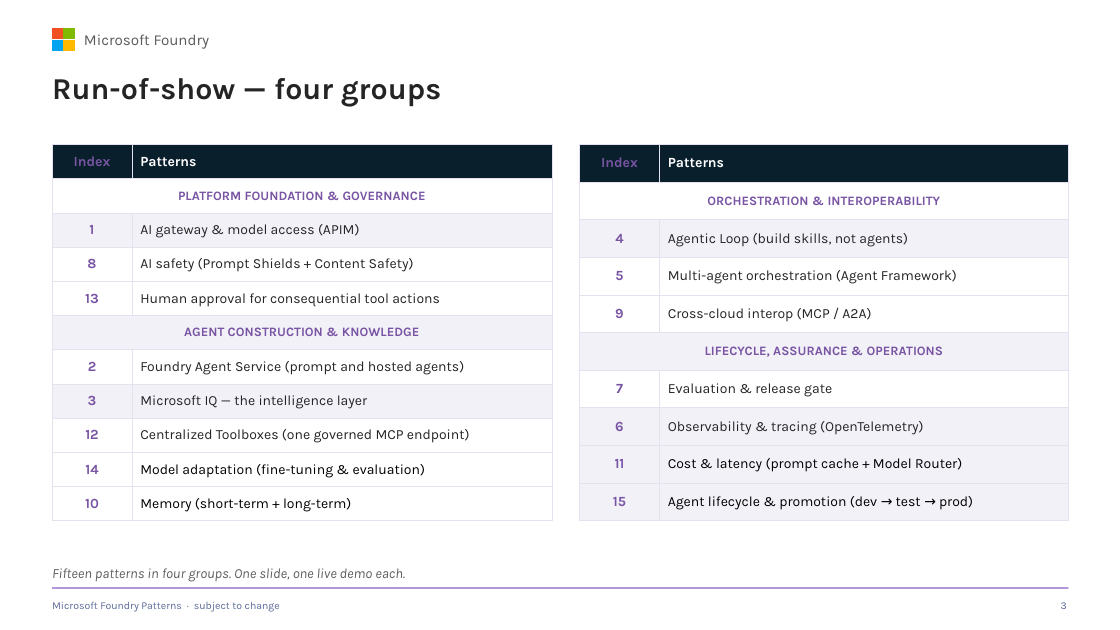
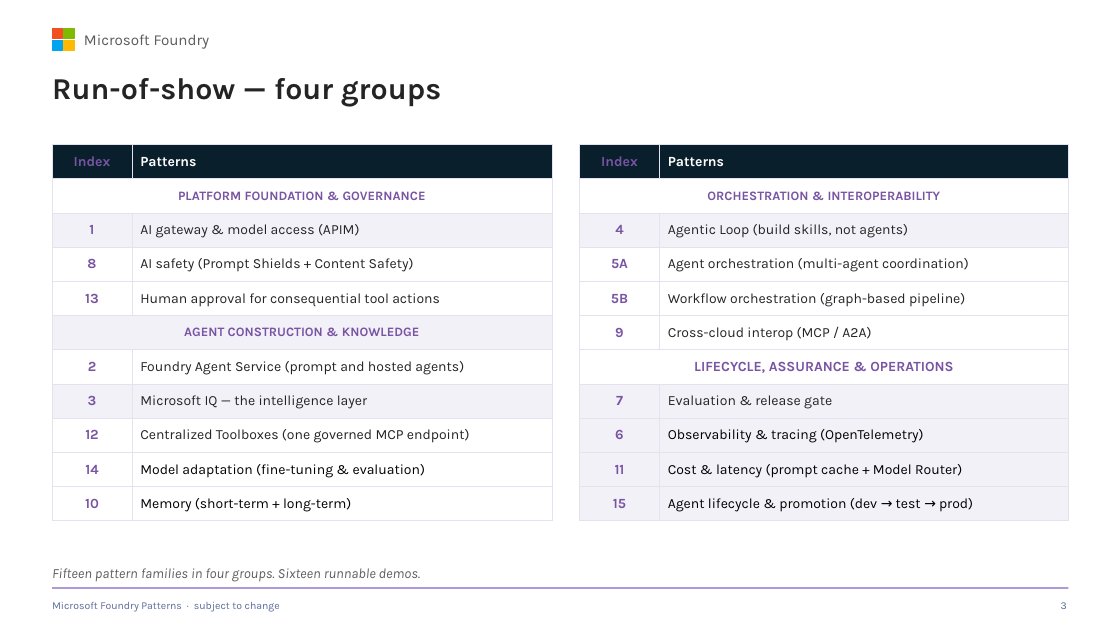
Before and after one commit to SridharArrabelly/foundry-pattern-library, a slide deck: slide 3 of foundry-patterns.pptx. Drawn at 1120x630 pixels with LibreOffice and Linux fonts; fonts in the diff are those of the drawing. Boxes give left, top, right and bottom in pixels: in the first picture for what was removed or moved away, otherwise in the second. Text is boxed around its words. In the diff, an @@ line names an element or a change of style, - is before the commit and + after.

```diff
--- a/foundry-patterns.pptx
+++ b/foundry-patterns.pptx
@@ table at bbox=[580, 145, 1069, 521] @@
-row 4: 5 | Multi-agent orchestration (Agent Framework)
+row 4: 5A | Agent orchestration (multi-agent coordination)
+row 5: 5B | Workflow orchestration (graph-based pipeline)
@@ text at bbox=[52, 568, 420, 582]: text changed @@
-Fifteen patterns in four groups. One slide, one live demo each.
+Fifteen pattern families in four groups. Sixteen runnable demos.
```
Also in this commit, not shown: 10 other slides changed, 1 slide added, 43 other files.
